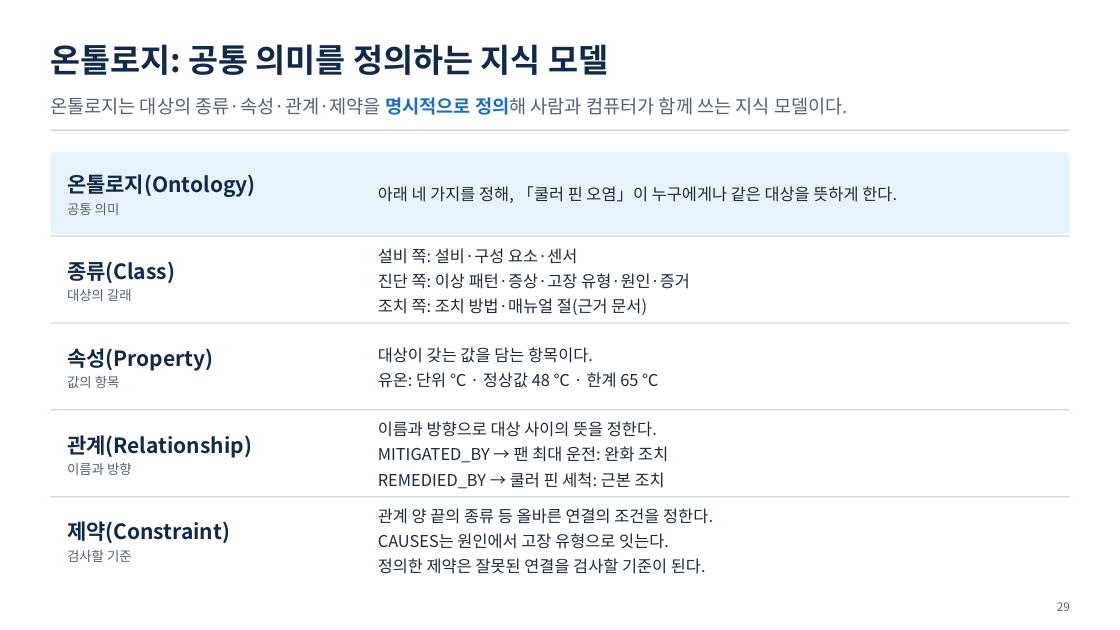
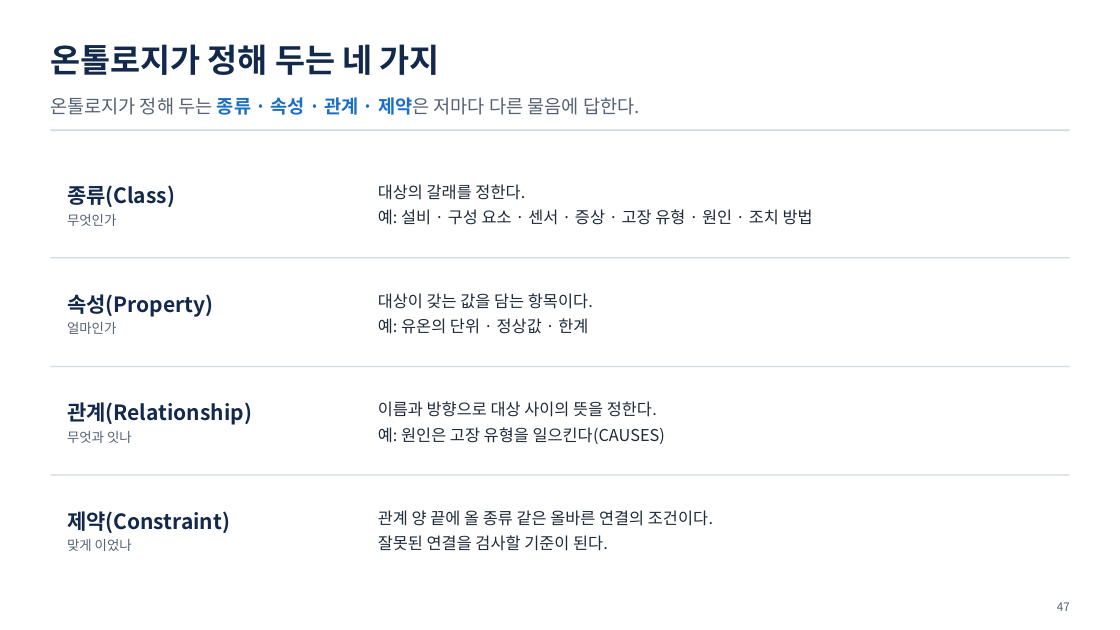
Before and after one commit to uengine-oss/hyd-iot-edu, a slide deck: slide 47 of workspace/강의제작/산출물/통합반/이론_오프라인/01회차/통합반_오프라인_01회차.pptx (slide 29 before the commit). Drawn at 1120x630 pixels with LibreOffice and Linux fonts; fonts in the diff are those of the drawing. Boxes give left, top, right and bottom in pixels: in the first picture for what was removed or moved away, otherwise in the second. Text is boxed around its words. In the diff, an @@ line names an element or a change of style, - is before the commit and + after.

Commit message:
1회차 현장 이론 덱(두 반 공통, 토요일 11/14) 새 온라인 74장 판으로 다시 조립: 66장(받는 온라인 본문 53장 모두 · 실습 장 8장 뺌 · 간지는 구분만 이론), 노트는 현장용(물음 · 화면 근거 · 되짚을 곳), 옛 판의 새 장 둘은 새 온라인 장이 맡아 없앰, 실전반 off01은 통합반 1회차 원고를 받음. 노트점검 0 · 겹침 0 · 낱말줄 0 · 대조 다른 장 0

```diff
--- a/workspace/강의제작/산출물/통합반/이론_오프라인/01회차/통합반_오프라인_01회차.pptx
+++ b/workspace/강의제작/산출물/통합반/이론_오프라인/01회차/통합반_오프라인_01회차.pptx
@@ text at bbox=[50, 44, 440, 75]: text changed @@
-온톨로지: 공통 의미를 정의하는 지식 모델
+온톨로지가 정해 두는 네 가지
@@ text at bbox=[50, 97, 640, 115]: text changed @@
-온톨로지는 대상의 종류·속성·관계·제약을 명시적으로 정의해 사람과 컴퓨터가 함께 쓰는 지식 모델이다.
+온톨로지가 정해 두는 종류 · 속성 · 관계 · 제약은 저마다 다른 물음에 답한다.
@@ rounded rectangle removed at bbox=[50, 152, 1070, 234] @@
@@ text "종류(Class)": place and size @@
-text "종류(Class)" at bbox=[67, 261, 175, 301]
+text "종류(Class)" at bbox=[67, 185, 175, 226]
@@ text removed at bbox=[67, 174, 256, 215] @@
-온톨로지(Ontology)
-공통 의미
@@ text at bbox=[378, 184, 813, 225]: text changed @@
-설비 쪽: 설비·구성 요소·센서
-진단 쪽: 이상 패턴·증상·고장 유형·원인·증거
-조치 쪽: 조치 방법·매뉴얼 절(근거 문서)
+대상의 갈래를 정한다.
+예: 설비 · 구성 요소 · 센서 · 증상 · 고장 유형 · 원인 · 조치 방법
@@ text removed at bbox=[378, 186, 897, 203] @@
-아래 네 가지를 정해, 「쿨러 핀 오염」이 누구에게나 같은 대상을 뜻하게 한다.
@@ text at bbox=[67, 214, 116, 226]: text changed @@
-대상의 갈래
+무엇인가
@@ rectangle: place and size @@
-rectangle at bbox=[50, 235, 1070, 236]
+rectangle at bbox=[50, 257, 1070, 258]
@@ text "속성(Property)": place and size @@
-text "속성(Property)" at bbox=[67, 348, 213, 388]
+text "속성(Property)" at bbox=[67, 294, 213, 334]
@@ text "대상이 갖는 값을 담는 항목이다.": place and size @@
-text "대상이 갖는 값을 담는 항목이다." at bbox=[378, 347, 658, 388]
+text "대상이 갖는 값을 담는 항목이다." at bbox=[378, 293, 593, 334]
@@ rectangle removed at bbox=[50, 323, 1070, 323] @@
@@ text at bbox=[67, 322, 116, 334]: text changed @@
-값의 항목
+얼마인가
@@ text at bbox=[378, 318, 588, 334]: text changed @@
-유온: 단위 ℃ · 정상값 48 ℃ · 한계 65 ℃
+예: 유온의 단위 · 정상값 · 한계
@@ rectangle: place and size @@
-rectangle at bbox=[50, 409, 1070, 410]
+rectangle at bbox=[50, 366, 1070, 367]
@@ text "관계(Relationship)": place and size @@
-text "관계(Relationship)" at bbox=[67, 435, 252, 475]
+text "관계(Relationship)" at bbox=[67, 402, 252, 443]
@@ text "이름과 방향으로 대상 사이의 뜻을 ...": place and size @@
-text "이름과 방향으로 대상 사이의 뜻을 ..." at bbox=[378, 421, 668, 489]
+text "이름과 방향으로 대상 사이의 뜻을 ..." at bbox=[378, 401, 665, 444]
@@ text at bbox=[67, 431, 132, 443]: text changed @@
-이름과 방향
+무엇과 잇나
@@ text at bbox=[378, 427, 665, 444]: text changed @@
-MITIGATED_BY → 팬 최대 운전: 완화 조치
-REMEDIED_BY → 쿨러 핀 세척: 근본 조치
+예: 원인은 고장 유형을 일으킨다(CAUSES)
@@ rectangle: place and size @@
-rectangle at bbox=[50, 497, 1070, 497]
+rectangle at bbox=[50, 475, 1070, 476]
@@ text "제약(Constraint)": place and size @@
-text "제약(Constraint)" at bbox=[67, 521, 230, 562]
+text "제약(Constraint)" at bbox=[67, 511, 230, 551]
@@ text at bbox=[67, 539, 132, 551]: text changed @@
-검사할 기준
+맞게 이었나
@@ text at bbox=[378, 510, 713, 551]: text changed @@
-관계 양 끝의 종류 등 올바른 연결의 조건을 정한다.
-CAUSES는 원인에서 고장 유형으로 잇는다.
-정의한 제약은 잘못된 연결을 검사할 기준이 된다.
+관계 양 끝에 올 종류 같은 올바른 연결의 조건이다.
+잘못된 연결을 검사할 기준이 된다.
@@ text at bbox=[1057, 602, 1070, 611]: text changed @@
-29
+47
```
Also in this commit, not shown: 24 other slides changed, 40 slides added, 20 slides removed, 8 other files.
